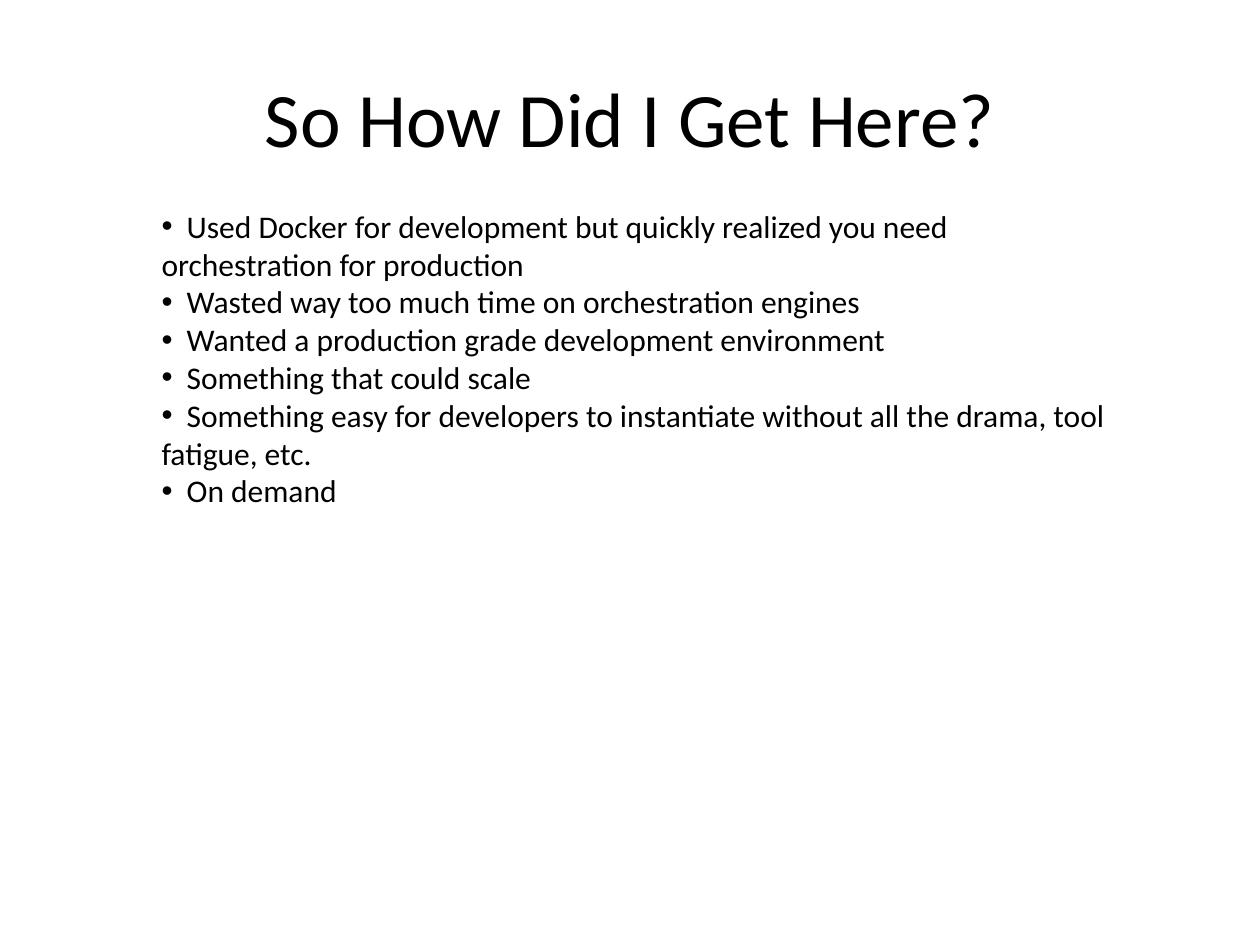
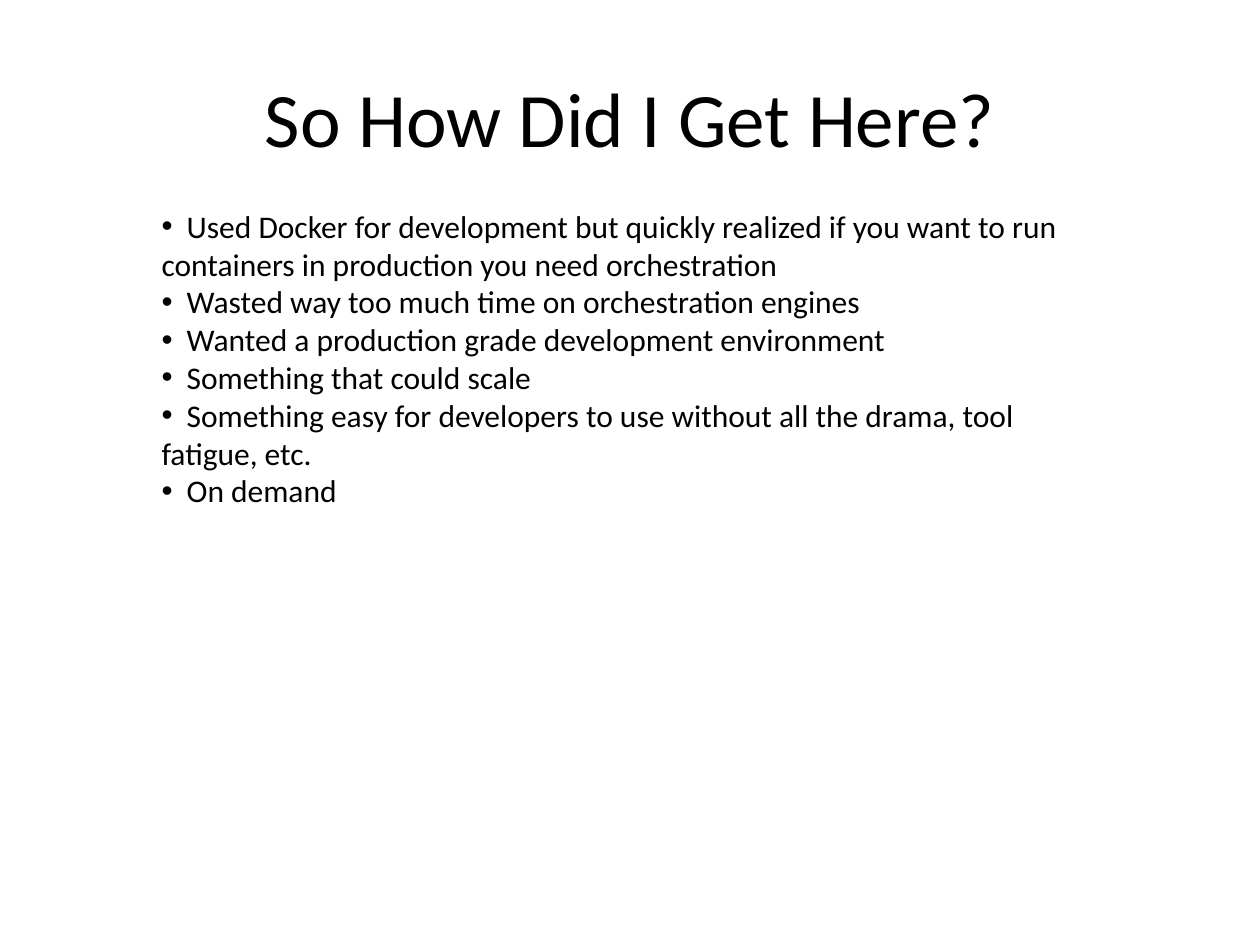
Before and after one commit to kskalvar/aws-eks-cluster-quickstart, a slide deck: slide 2 of slides/AWS-EKS-Cluster-Quickstart.pptx. Drawn at 1260x945 pixels with LibreOffice and Linux fonts; fonts in the diff are those of the drawing; background and template pictures are left out. Boxes give left, top, right and bottom in pixels: in the first picture for what was removed or moved away, otherwise in the second. Text is boxed around its words. In the diff, an @@ line names an element or a change of style, - is before the commit and + after.

Commit message:
Updated slides

```diff
--- a/slides/AWS-EKS-Cluster-Quickstart.pptx
+++ b/slides/AWS-EKS-Cluster-Quickstart.pptx
@@ text at (162,216,1056,281): text changed @@
-• Used Docker for development but quickly realized you need orchestration for production
+• Used Docker for development but quickly realized if you want to run containers in production you need orchestration
@@ text at (162,405,1014,471): text changed @@
-• Something easy for developers to instantiate without all the drama, tool fatigue, etc.
+• Something easy for developers to use without all the drama, tool fatigue, etc.
```
